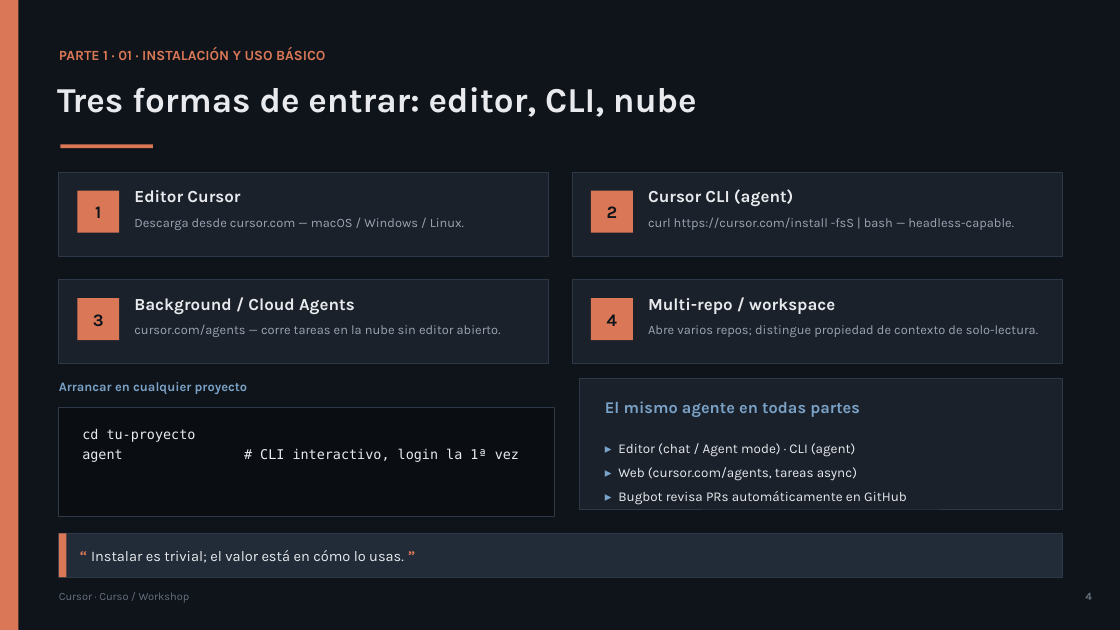
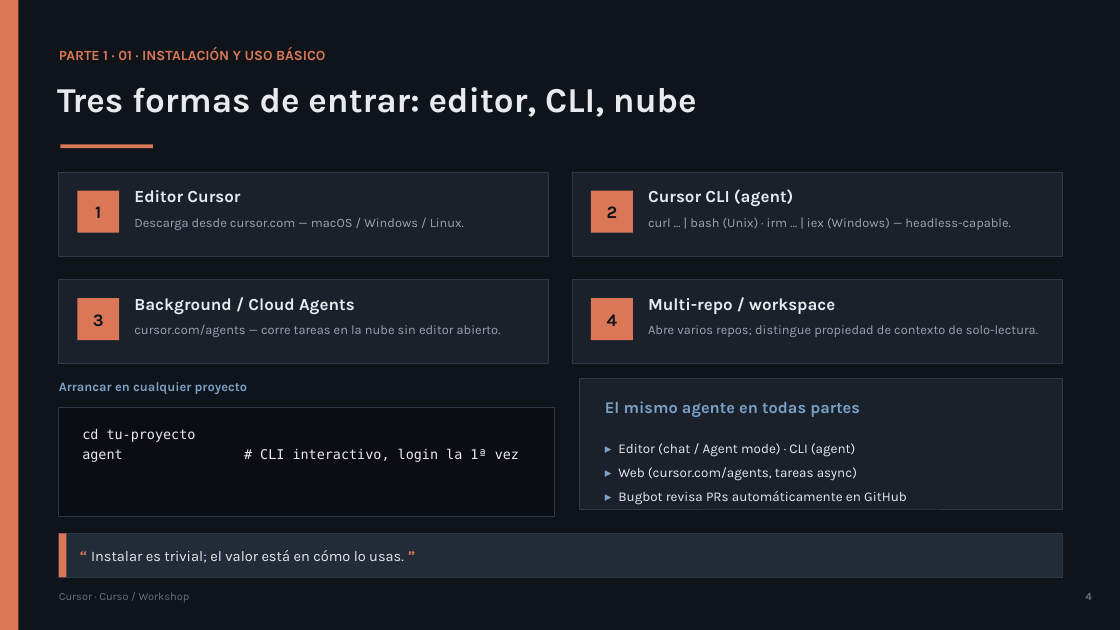
Before and after one commit to olonok69/cursor_code_ml_engineer, a slide deck: slide 4 of presentacion/Cursor_Presentacion.pptx. Drawn at 1120x630 pixels with LibreOffice and Linux fonts; fonts in the diff are those of the drawing. Boxes give left, top, right and bottom in pixels: in the first picture for what was removed or moved away, otherwise in the second. Text is boxed around its words. In the diff, an @@ line names an element or a change of style, - is before the commit and + after.

Commit message:
cursor review

```diff
--- a/presentacion/Cursor_Presentacion.pptx
+++ b/presentacion/Cursor_Presentacion.pptx
@@ text at [648, 218, 1011, 230]: text changed @@
-curl https://cursor.com/install -fsS | bash — headless-capable.
+curl … | bash (Unix) · irm … | iex (Windows) — headless-capable.
```
Also in this commit, not shown: 10 other slides changed, 14 other files.
